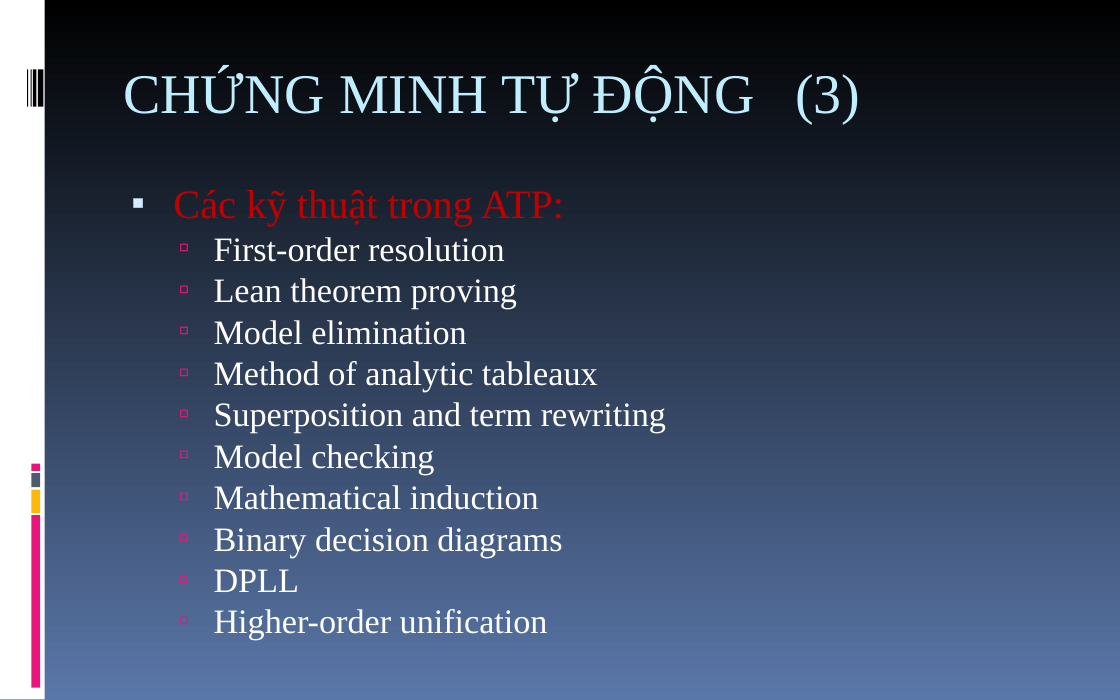
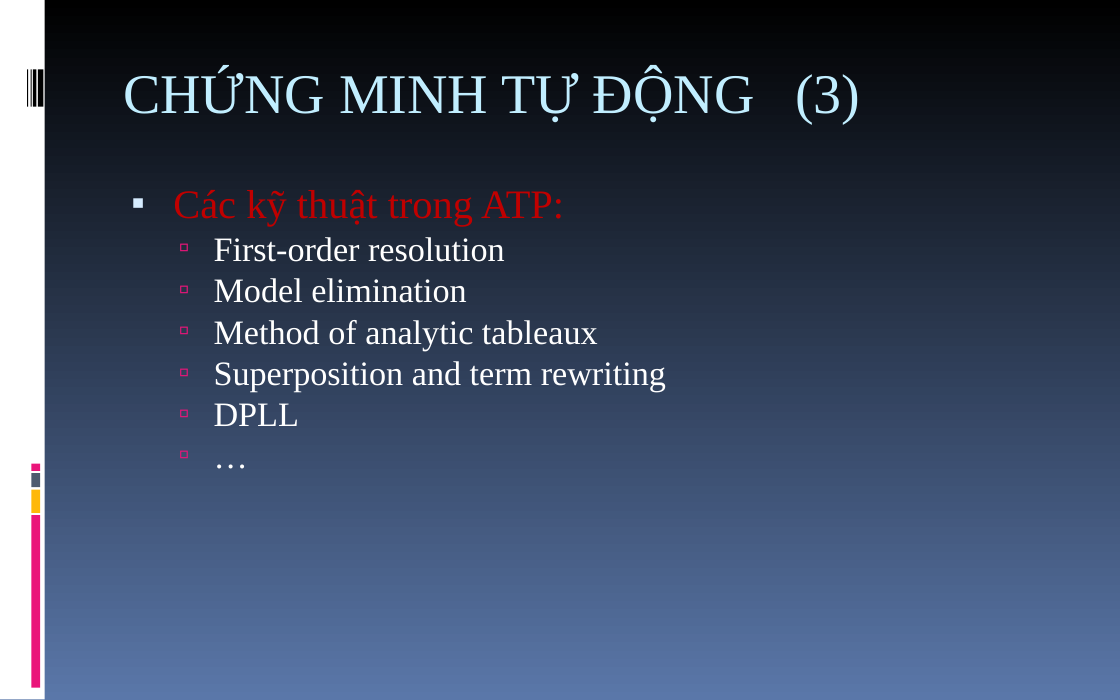
Before and after one commit to giang-rocker/logic, a slide deck: slide 4 of Report/Automated.theorem.proving.ppt. Drawn at 1120x700 pixels with LibreOffice and Linux fonts; fonts in the diff are those of the drawing. Boxes give left, top, right and bottom in pixels: in the first picture for what was removed or moved away, otherwise in the second. Text is boxed around its words. In the diff, an @@ line names an element or a change of style, - is before the commit and + after.

```diff
--- a/Report/Automated.theorem.proving.ppt
+++ b/Report/Automated.theorem.proving.ppt
@@ text at (214, 278, 517, 309): paragraph removed @@
-  ▫ Lean theorem proving
@@ text at (214, 444, 562, 558): paragraphs removed @@
-  ▫ Model checking
-  ▫ Mathematical induction
-  ▫ Binary decision diagrams
@@ text at (214, 609, 548, 640): text changed @@
-  ▫ Higher-order unification
+  ▫ …
```
Also in this commit, not shown: 3 slides added.
